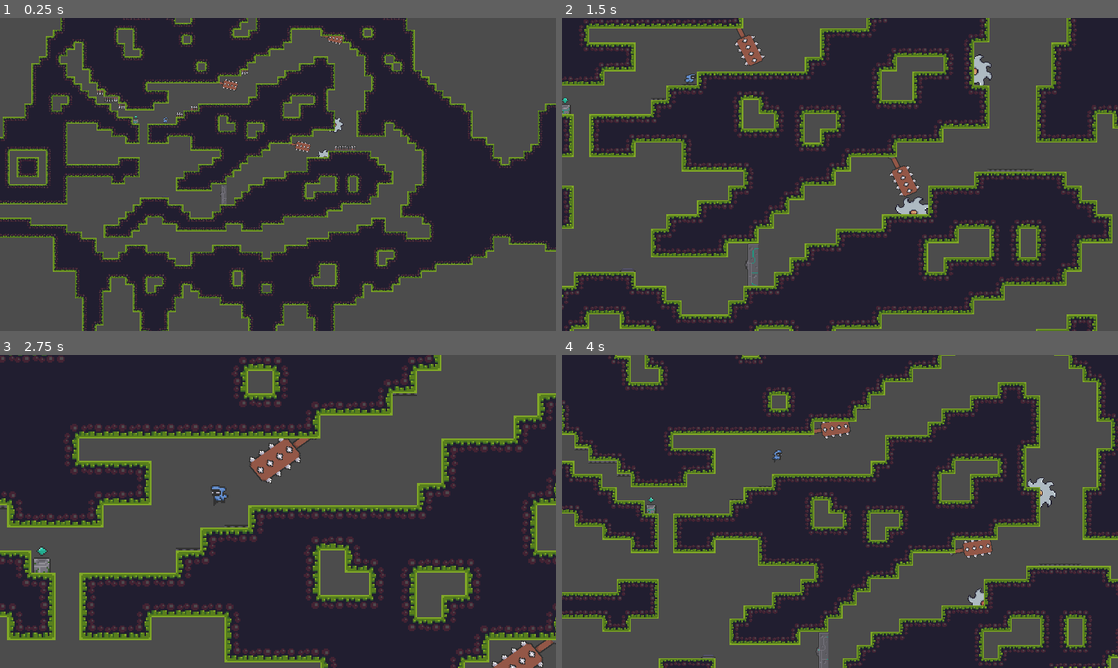
Above: before the commit, frames 1-4 (two rows, left to right).
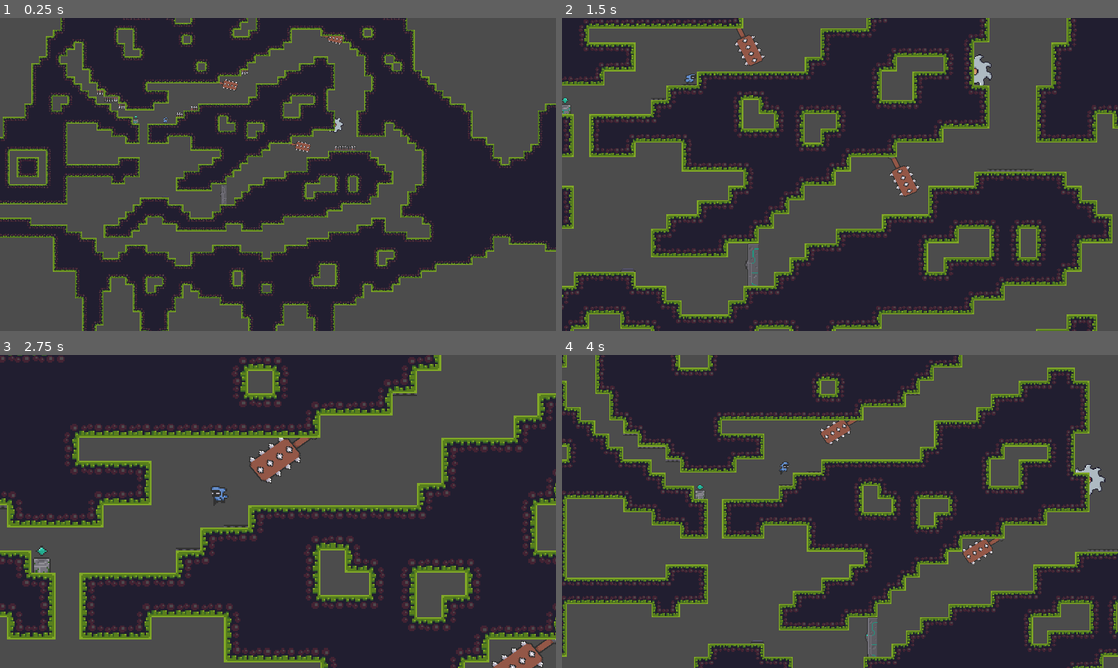
Above: after the commit, the same moments.

Repository: getdoorimed/GODOT2
Game: Godot game, scene res://Scenes/World.tscn
Same seed, same stepped clock (60 frames per second), same inputs: the game is played once before the commit and once after it.
Inputs:
- Up to frame 1 (0.25 s): no input
- Up to frame 2 (1.5 s): hold D (right) from 0.53 s (still down); tap Z (zoom) at 0.6, 1.35 s; tap Space (jump) at 0.77 s
- Up to frame 3 (2.75 s): tap Space (jump) at 1.52 s; release D (right) at 2.03 s; hold Left (left) from 2.03 s (still down); tap Z (zoom) at 2.1 s
- Up to frame 4 (4 s): release Left (left) at 2.78 s; hold D (right) from 2.78 s (still down); tap Z (zoom) at 2.85, 3.6 s; tap Space (jump) at 3.02, 3.77 s

The runs differ from the first frame. In frame 1, less than 0.1% of the frame differs, in the area x 57-59%, y 42-45%; in frame 2, 0.7%; in frame 3, 1.3%; in frame 4, 49%, in the area x 0-100%, y 0-100%.

Commit message:
DeathTrapsRespawn

Diff:
--- a/Scenes/Player.tscn
+++ b/Scenes/Player.tscn
@@ -148,6 +148,7 @@
 
 [node name="BodyCollider" type="CollisionShape2D" parent="."]
 position = Vector2( -0.5, 0.5 )
+scale = Vector2( 1.00557, 1.00319 )
 shape = SubResource( 10 )
 
 [node name="Sprite" type="Sprite" parent="."]
--- a/Scenes/Spiketrap.gd
+++ b/Scenes/Spiketrap.gd
@@ -5,5 +5,8 @@
 
 
 func _on_Area2D_body_entered(body):
+	print(body)
 	if body.is_in_group("Player"):
 		print("player dead")
+		if GameStats.check_reset() == false:
+			body.global_position = GameStats.get_spawn().global_position
--- a/Scenes/SpinningBlade.gd
+++ b/Scenes/SpinningBlade.gd
@@ -5,3 +5,11 @@
 
 func _process(delta):
 	$Path2D/PathFollow2D.offset += follow_speed * delta
+
+
+func _on_Area2D_body_entered(body):
+	print(body)
+	if body.is_in_group("Player"):
+		print("player dead")
+		if GameStats.check_reset() == false:
+			body.global_position = GameStats.get_spawn().global_position
--- a/Scenes/SpinningBlade.tscn
+++ b/Scenes/SpinningBlade.tscn
@@ -66,3 +66,5 @@
 
 [node name="CollisionShape2D" type="CollisionShape2D" parent="Path2D/PathFollow2D/Sprite/Area2D"]
 shape = SubResource( 4 )
+
+[connection signal="body_entered" from="Path2D/PathFollow2D/Sprite/Area2D" to="." method="_on_Area2D_body_entered"]
--- a/Scenes/World.tscn
+++ b/Scenes/World.tscn
@@ -7,50 +7,8 @@
 [ext_resource path="res://Scenes/Spiketrap.tscn" type="PackedScene" id=5]
 [ext_resource path="res://Scenes/DoorAndButton.tscn" type="PackedScene" id=6]
 [ext_resource path="res://Scenes/SpinningBlade.tscn" type="PackedScene" id=7]
-[ext_resource path="res://Scenes/SpinningBlade.gd" type="Script" id=8]
-[ext_resource path="res://Free/Traps/Saw/On (38x38).png" type="Texture" id=9]
 [ext_resource path="res://Scenes/SavePoint.tscn" type="PackedScene" id=10]
 [ext_resource path="res://Scenes/World.gd" type="Script" id=11]
-
-[sub_resource type="Animation" id=2]
-length = 0.001
-tracks/0/type = "value"
-tracks/0/path = NodePath(".:frame")
-tracks/0/interp = 1
-tracks/0/loop_wrap = true
-tracks/0/imported = false
-tracks/0/enabled = true
-tracks/0/keys = {
-"times": PoolRealArray( 0 ),
-"transitions": PoolRealArray( 1 ),
-"update": 0,
-"values": [ 0 ]
-}
-
-[sub_resource type="Animation" id=3]
-resource_name = "Spin"
-length = 0.8
-loop = true
-tracks/0/type = "value"
-tracks/0/path = NodePath(".:frame")
-tracks/0/interp = 1
-tracks/0/loop_wrap = true
-tracks/0/imported = false
-tracks/0/enabled = true
-tracks/0/keys = {
-"times": PoolRealArray( 0, 0.1, 0.2, 0.3, 0.4, 0.5, 0.6, 0.7 ),
-"transitions": PoolRealArray( 1, 1, 1, 1, 1, 1, 1, 1 ),
-"update": 1,
-"values": [ 0, 1, 2, 3, 4, 5, 6, 7 ]
-}
-
-[sub_resource type="Curve2D" id=29]
-_data = {
-"points": PoolVector2Array( 0, 0, 0, 0, 0, 0, 0, 0, 0, 0, 31, 0, 0, 0, 0, 0, 31, -16, 0, 0, 0, 0, 31, 0, 0, 0, 0, 0, 0, 0, 0, 0, 0, 0, 1, 15, 0, 0, 0, 0, -17, 15, 0, 0, 0, 0, -17, 30, 0, 0, 0, 0, -65, 30, 0, 0, 0, 0, -18, 30, 0, 0, 0, 0, -17, 15, 0, 0, 0, 0, 1, 15, 0, 0, 0, 0, 0, 0 )
-}
-
-[sub_resource type="CircleShape2D" id=4]
-radius = 18.0278
 
 [sub_resource type="ConvexPolygonShape2D" id=26]
 points = PoolVector2Array( 0, 0, 16, 0, 16, 16, 0, 16 )
@@ -356,31 +314,6 @@
 [node name="SpinningBlade" parent="." instance=ExtResource( 7 )]
 position = Vector2( 511, 111 )
 
-[node name="SpinningBlade2" type="Node2D" parent="."]
-position = Vector2( 465, 177 )
-script = ExtResource( 8 )
-follow_speed = 100
-
-[node name="AnimationPlayer" type="AnimationPlayer" parent="SpinningBlade2"]
-root_node = NodePath("../Path2D/PathFollow2D/Sprite")
-playback_speed = -3.0
-anims/RESET = SubResource( 2 )
-anims/Spin = SubResource( 3 )
-
-[node name="Path2D" type="Path2D" parent="SpinningBlade2"]
-curve = SubResource( 29 )
-
-[node name="PathFollow2D" type="PathFollow2D" parent="SpinningBlade2/Path2D"]
-
-[node name="Sprite" type="Sprite" parent="SpinningBlade2/Path2D/PathFollow2D"]
-texture = ExtResource( 9 )
-hframes = 8
-
-[node name="Area2D" type="Area2D" parent="SpinningBlade2/Path2D/PathFollow2D/Sprite"]
-
-[node name="CollisionShape2D" type="CollisionShape2D" parent="SpinningBlade2/Path2D/PathFollow2D/Sprite/Area2D"]
-shape = SubResource( 4 )
-
 [node name="TileMap" type="TileMap" parent="."]
 tile_set = SubResource( 25 )
 cell_size = Vector2( 16, 16 )
--- a/SwingingTrap.gd
+++ b/SwingingTrap.gd
@@ -7,5 +7,8 @@
 
 
 func _on_Area2D_body_entered(body):
+	print(body)
 	if body.is_in_group("Player"):
 		print("player dead")
+		if GameStats.check_reset() == false:
+			body.global_position = GameStats.get_spawn().global_position
Not shown: 1 places in Scenes/World.tscn that only renumber resources
